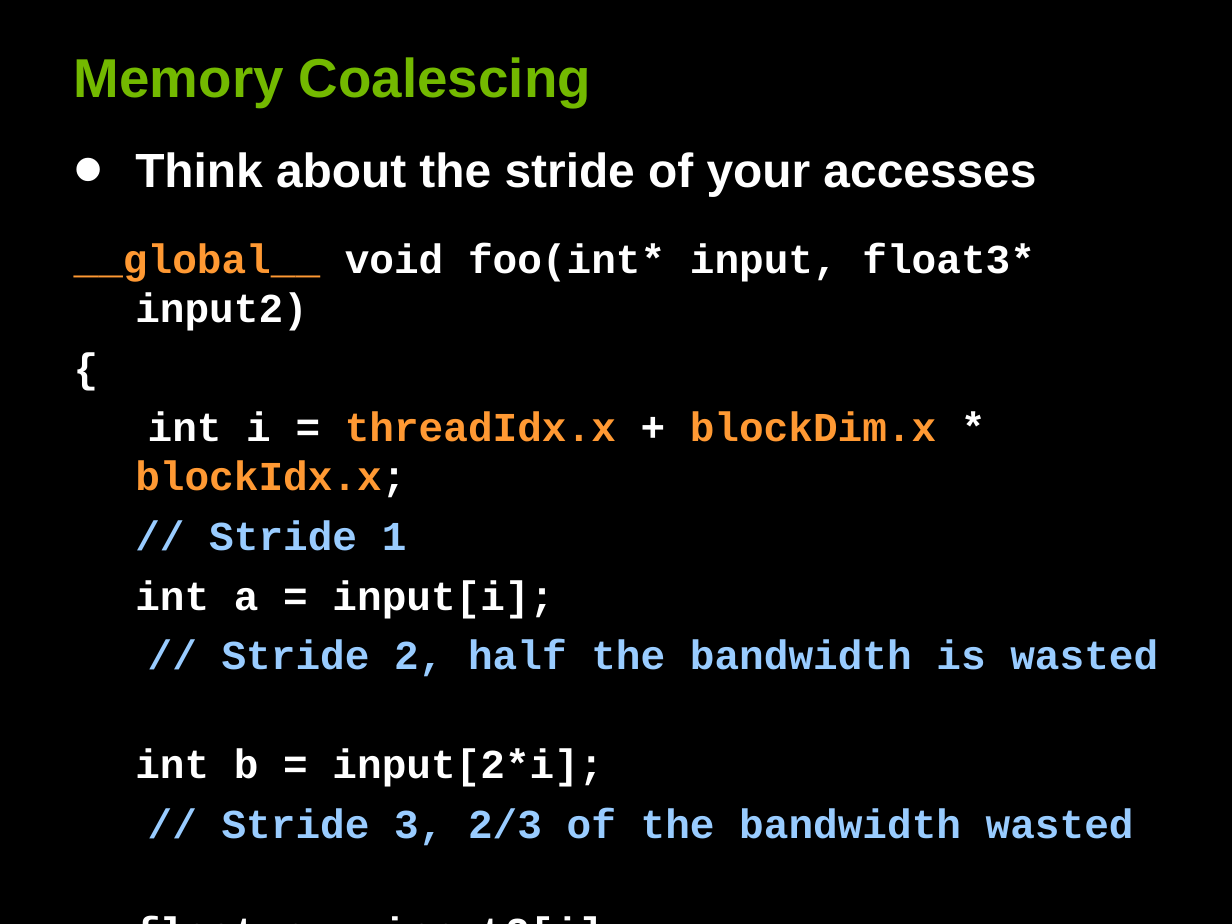
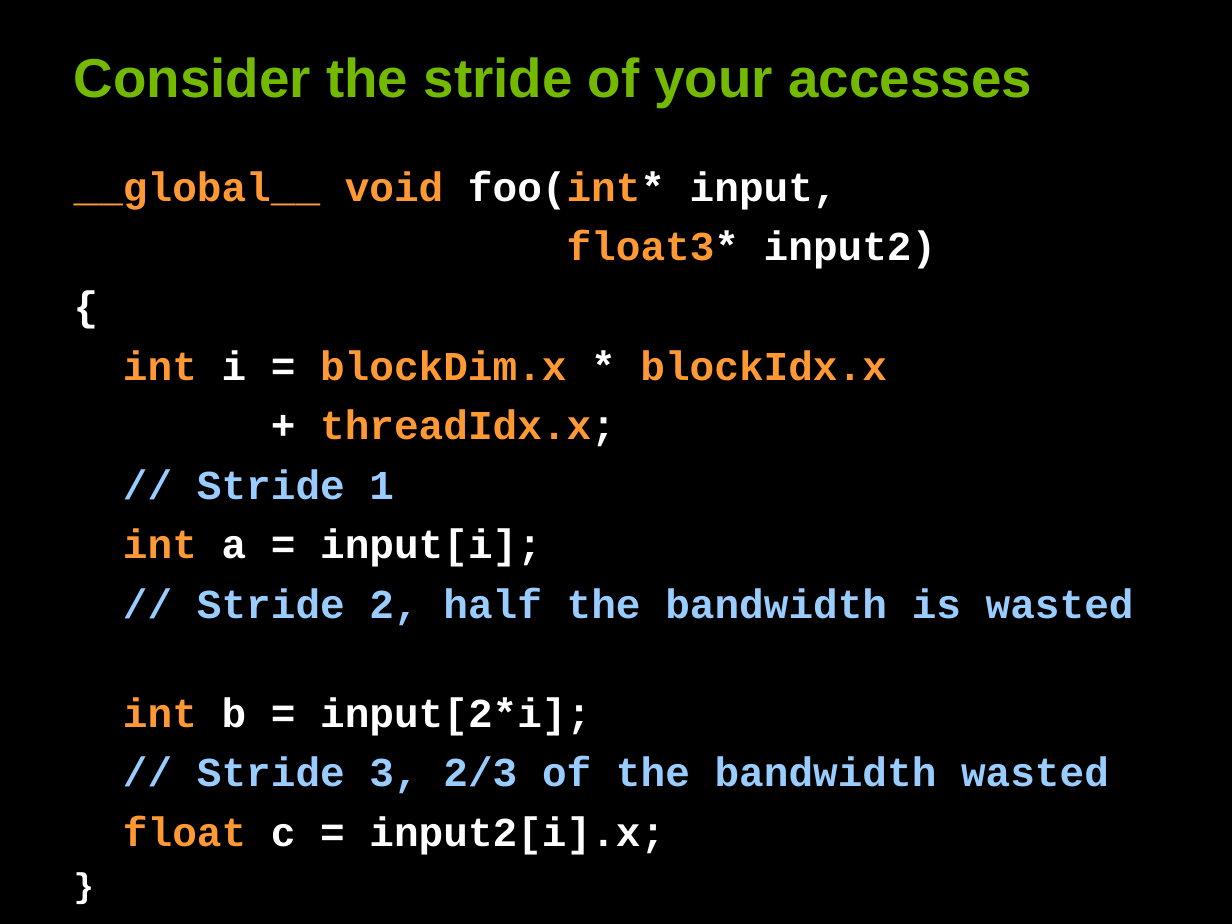
Before and after one commit to deeperlearning/stanford-cs193g-sp2010, a slide deck: slide 11 of lectures/lecture_5/performance_considerations.ppt. Drawn at 1232x924 pixels with LibreOffice and Linux fonts; fonts in the diff are those of the drawing. Boxes give left, top, right and bottom in pixels: in the first picture for what was removed or moved away, otherwise in the second. Text is boxed around its words. In the diff, an @@ line names an element or a change of style, - is before the commit and + after.

```diff
--- a/lectures/lecture_5/performance_considerations.ppt
+++ b/lectures/lecture_5/performance_considerations.ppt
@@ title at bbox=[74, 57, 1032, 107]: text changed @@
-Memory Coalescing
+Consider the stride of your accesses
@@ text "__global__ void foo(int* input,": place and size @@
-text "__global__ void foo(int* input," at bbox=[74, 243, 1158, 846]
+text "__global__ void foo(int* input," at bbox=[74, 171, 1134, 855]
@@ text at bbox=[74, 171, 937, 269]: text changed; text colour #FFFFFF to #FF9933 @@
-__global__ void foo(int* input, float3* input2)
+__global__ void foo(int* input,
+float3* input2)
@@ text removed at bbox=[135, 152, 1036, 196] @@
-• Think about the stride of your accesses
@@ text at bbox=[123, 350, 886, 447]: text changed @@
-int i = threadIdx.x + blockDim.x * blockIdx.x;
+int i = blockDim.x * blockIdx.x
++ threadIdx.x;
@@ text at bbox=[123, 529, 665, 855]: text colour #FFFFFF to #FF9933 in "int", "int", "float" @@
```
Also in this commit, not shown: 22 other slides changed, 1 other file.
